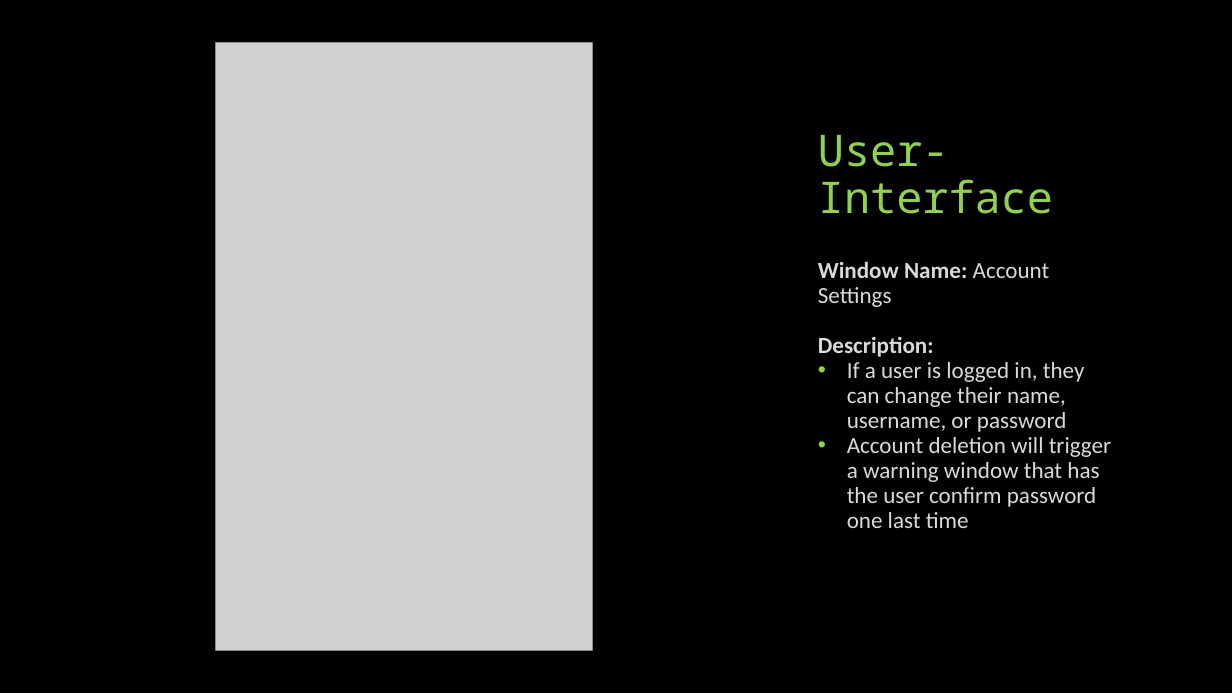
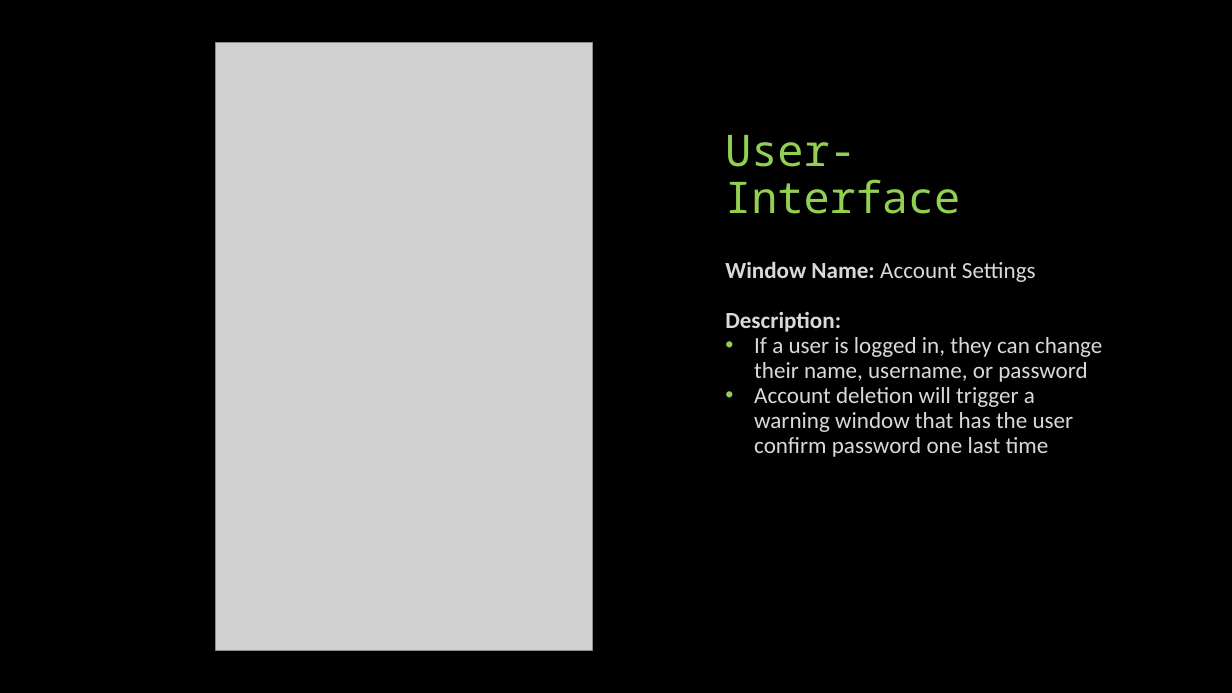
Before and after one commit to CS341-Group-2/sprint-1-presentation, a slide deck: slide 17 of Group 2 Introductory Presentation.pptx. Drawn at 1232x693 pixels with LibreOffice and Linux fonts; fonts in the diff are those of the drawing; grey boxes stand for pictures. Boxes give left, top, right and bottom in pixels: in the first picture for what was removed or moved away, otherwise in the second. Text is boxed around its words. In the diff, an @@ line names an element or a change of style, - is before the commit and + after.

```diff
--- a/Group 2 Introductory Presentation.pptx
+++ b/Group 2 Introductory Presentation.pptx
@@ title "User- Interface": place and size @@
-title "User- Interface" at (818,135,1053,214)
+title "User- Interface" at (725,135,960,214)
@@ text "Window Name: Account Settings" rewrapped from (818,261,1111,528) to (725,261,1102,457) @@
```
Also in this commit, not shown: 1 other slide changed.
